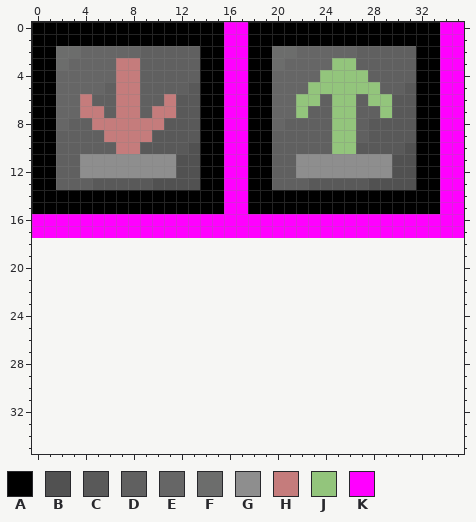
Pixel-art sprite -- Blocks/Wire/Isolator/Block.png. The first picture shows the starting point.
The file is 36x18 pixels. Colours within 5 levels of each other are drawn and written as one. The old version is drawn lined up with the new one, on the new canvas.
Palette (. is transparent): A #000000  B #515151  C #595959  D #606060  E #666666  F #6c6d6c  G #8e8e8e  H #c57c7c  J #93c57c  K #ff00ff
Pixels before, first column x 0:
 0 AAAAAAAAAAAAAAAAKKAAAAAAAAAAAAAAAAKK
 1 AAAAAAAAAAAAAAAAKKAAAAAAAAAAAAAAAAKK
 2 AAFFEEEEEDDDDDAAKKAAFFEEEEEDDDDDAAKK
 3 AAFEEEEHHDDDDDAAKKAAFEEEEJJDDDDDAAKK
 4 AAEEEEEHHDDDDDAAKKAAEEEEJJJJDDDDAAKK
 5 AAEEEEDHHDDDDCAAKKAAEEEJJJJJJDDCAAKK
 6 AAEEHDDHHDDHCCAAKKAAEEJJDJJDJJCCAAKK
 7 AAEEHHDHHDHHCCAAKKAAEEJDDJJDDJCCAAKK
 8 AAEDDHHHHHHCCCAAKKAAEDDDDJJDCCCCAAKK
 9 AADDDDHHHHCCCCAAKKAADDDDDJJDCCCCAAKK
10 AADDDDDHHCCCCBAAKKAADDDDDJJCCCCBAAKK
11 AADDGGGGGGGGBBAAKKAADDGGGGGGGGBBAAKK
12 AADDGGGGGGGGBBAAKKAADDGGGGGGGGBBAAKK
13 AADDDCCCCCBBBBAAKKAADDDCCCCCBBBBAAKK
14 AAAAAAAAAAAAAAAAKKAAAAAAAAAAAAAAAAKK
15 AAAAAAAAAAAAAAAAKKAAAAAAAAAAAAAAAAKK
16 KKKKKKKKKKKKKKKKKKKKKKKKKKKKKKKKKKKK
17 KKKKKKKKKKKKKKKKKKKKKKKKKKKKKKKKKKKK
And afterwards:
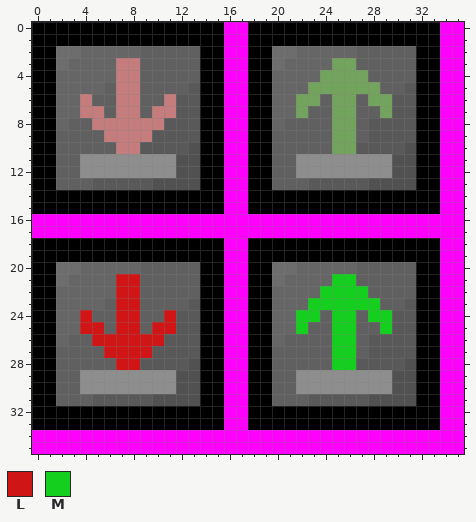
Colours new in this view: L #cf1515  M #15cf1e
What changed:
canvas 36x18 -> 36x36
Colour J changes from #93c57c to #73a45d.
The author put colour A in rows 18 to 19 at x 0 to 15 and 18 to 33; in rows 20 to 31 at x 0 to 1, 14 to 15, 18 to 19 and 32 to 33; in rows 32 to 33 at x 0 to 15 and 18 to 33.
The author put colour B in row 28 at x 13 and 31; in rows 29 to 30 at x 12 to 13 and 30 to 31; in row 31 at x 10 to 13 and 28 to 31.
The author put colour C in row 23 at x 13 and 31; in rows 24 to 25 at x 12 to 13 and 30 to 31; in row 26 at x 11 to 13 and 28 to 31; in row 27 at x 10 to 13 and 28 to 31; in row 28 at x 9 to 12 and 27 to 30; in row 31 at x 5 to 9 and 23 to 27.
The author put colour D in rows 20 to 21 at x 9 to 13 and 27 to 31; in row 22 at x 9 to 13 and 28 to 31; in row 23 at x 6, 9 to 12 and 29 to 30; in row 24 at x 5 to 6, 9 to 10, 24 and 27; in row 25 at x 6, 9, 23 to 24 and 27 to 28; in row 26 at x 3 to 4, 21 to 24 and 27.
The author put colour D in row 27 at x 2 to 5, 20 to 24 and 27; in row 28 at x 2 to 6 and 20 to 24; in rows 29 to 30 at x 2 to 3 and 20 to 21; in row 31 at x 2 to 4 and 20 to 22.
The author put colour E in row 20 at x 4 to 8 and 22 to 26; in row 21 at x 3 to 6 and 21 to 24; in row 22 at x 2 to 6 and 20 to 23; in row 23 at x 2 to 5 and 20 to 22; in rows 24 to 25 at x 2 to 3 and 20 to 21; in row 26 at x 2 and 20.
The author put colour F in row 20 at x 2 to 3 and 20 to 21; in row 21 at x 2 and 20.
The author put colour G in rows 29 to 30 at x 4 to 11 and 22 to 29.
The author put colour K in rows 18 to 33 at x 16 to 17 and 34 to 35; in rows 34 to 35 at x 0 to 35.
The author put colour L in rows 21 to 23 at x 7 to 8; in row 24 at x 4, 7 to 8 and 11; in row 25 at x 4 to 5, 7 to 8 and 10 to 11; in row 26 at x 5 to 10; in row 27 at x 6 to 9; in row 28 at x 7 to 8.
The author put colour M in row 21 at x 25 to 26; in row 22 at x 24 to 27; in row 23 at x 23 to 28; in row 24 at x 22 to 23, 25 to 26 and 28 to 29; in row 25 at x 22, 25 to 26 and 29; in rows 26 to 28 at x 25 to 26.
Where, in picture pixels (left, top, right, bottom), the same in both pictures:
changed: (296, 58, 392, 154)
added: (32, 238, 464, 454)
